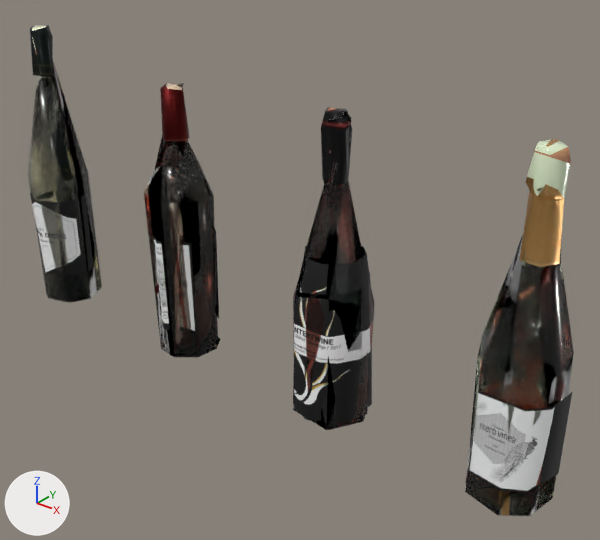
What one commit did to the glTF model web/assets/models/wine_bottles_01/wine_bottles_01.gltf.
One viewpoint serves both versions: a camera (50 mm lens) standing at (0.816, -0.558, 0.489) and looking at (0.354, 0.02, 0.131). Every picture has the same lights, and +X, +Y and +Z are marked at lower left. The picture after the commit comes second.
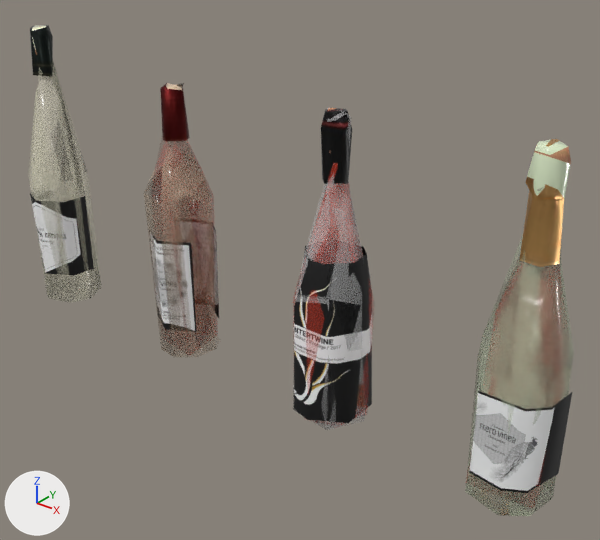
What differs and where, as boxes (x1, y1, x2, y2) in the pictures (600 x 540 px):
```json
{"object": "Mesh_0", "change": "surface changed", "before": [30, 61, 569, 509], "after": [30, 61, 569, 509]}
```

Edits to the scene script, one JSON object a line:
```json
{"block": "mat_wine_bottles_01_glass_orange", "where": "n0 = _N.new('ShaderNodeBsdfPrincipled'); n0.name = 'Principled BSDF'"}
{"op": "remove", "block": "mat_wine_bottles_01_glass_orange", "code": "n0.inputs[18].default_value = 1.0  # 'Transmission Weight'"}
{"op": "add", "block": "mat_wine_bottles_01_glass_orange", "code": "n7 = _N.new('ShaderNodeMath'); n7.name = 'Math'"}
{"op": "add", "block": "mat_wine_bottles_01_glass_orange", "code": "n7.operation = 'MULTIPLY'"}
{"op": "add", "block": "mat_wine_bottles_01_glass_orange", "code": "n7.inputs[1].default_value = 0.25  # 'Value'"}
{"block": "mat_wine_bottles_01_glass_orange", "where": "n2 = _N.new('ShaderNodeTexImage'); n2.name = 'Image Texture'"}
{"op": "add", "block": "mat_wine_bottles_01_glass_orange", "code": "_L.new(n7.outputs[0], n0.inputs[4])  # 'Value' to 'Alpha'"}
{"op": "add", "block": "mat_wine_bottles_01_glass_orange", "code": "_L.new(n2.outputs[1], n7.inputs[0])  # 'Alpha' to 'Value'"}
{"op": "remove", "block": "mat_wine_bottles_01_wine_red", "code": "mat_wine_bottles_01_wine_red.transmission_weight = 1.0"}
{"op": "set", "path": "mat_wine_bottles_01_wine_red.alpha", "old": "1.0", "new": "0.25"}
{"op": "remove", "block": "mat_wine_bottles_01_wine_clear", "code": "mat_wine_bottles_01_wine_clear.transmission_weight = 1.0"}
{"op": "remove", "block": "mat_wine_bottles_01_wine_light_red", "code": "mat_wine_bottles_01_wine_light_red.transmission_weight = 1.0"}
{"op": "set", "path": "mat_wine_bottles_01_wine_light_red.alpha", "old": "1.0", "new": "0.25"}
```
